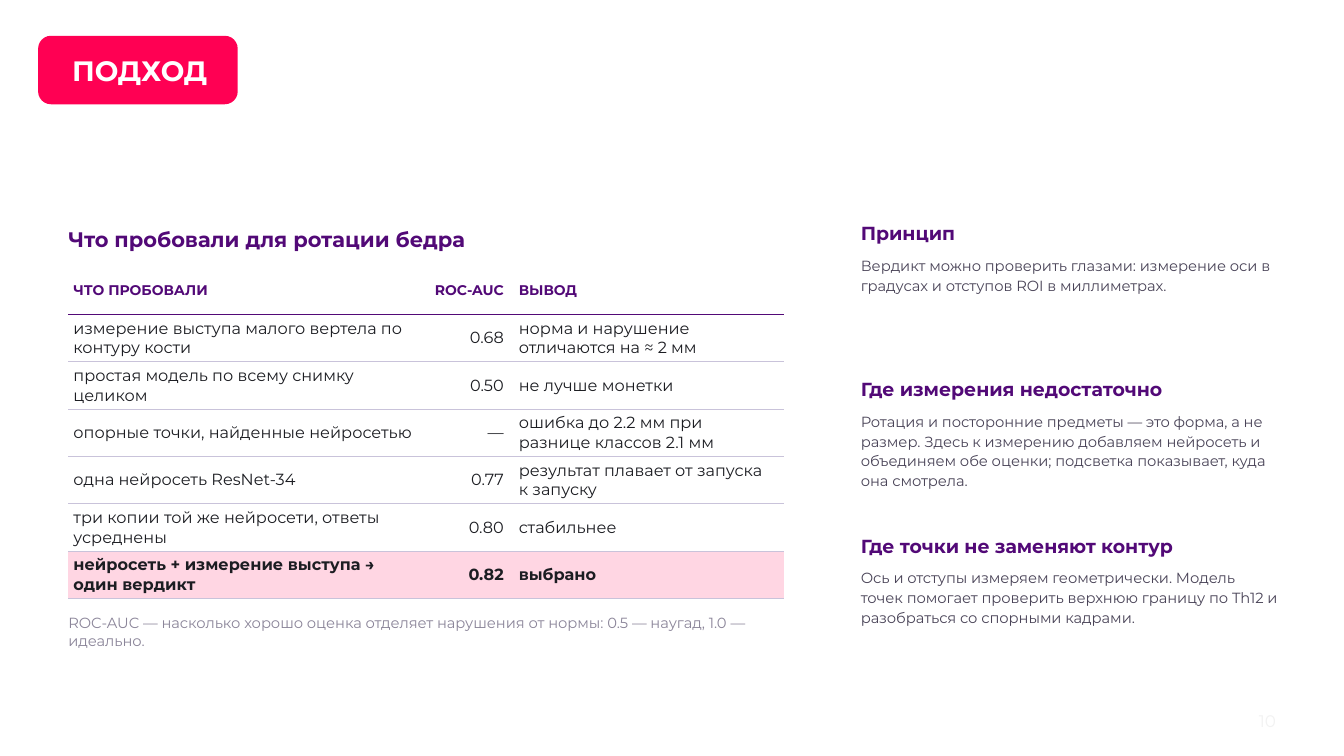
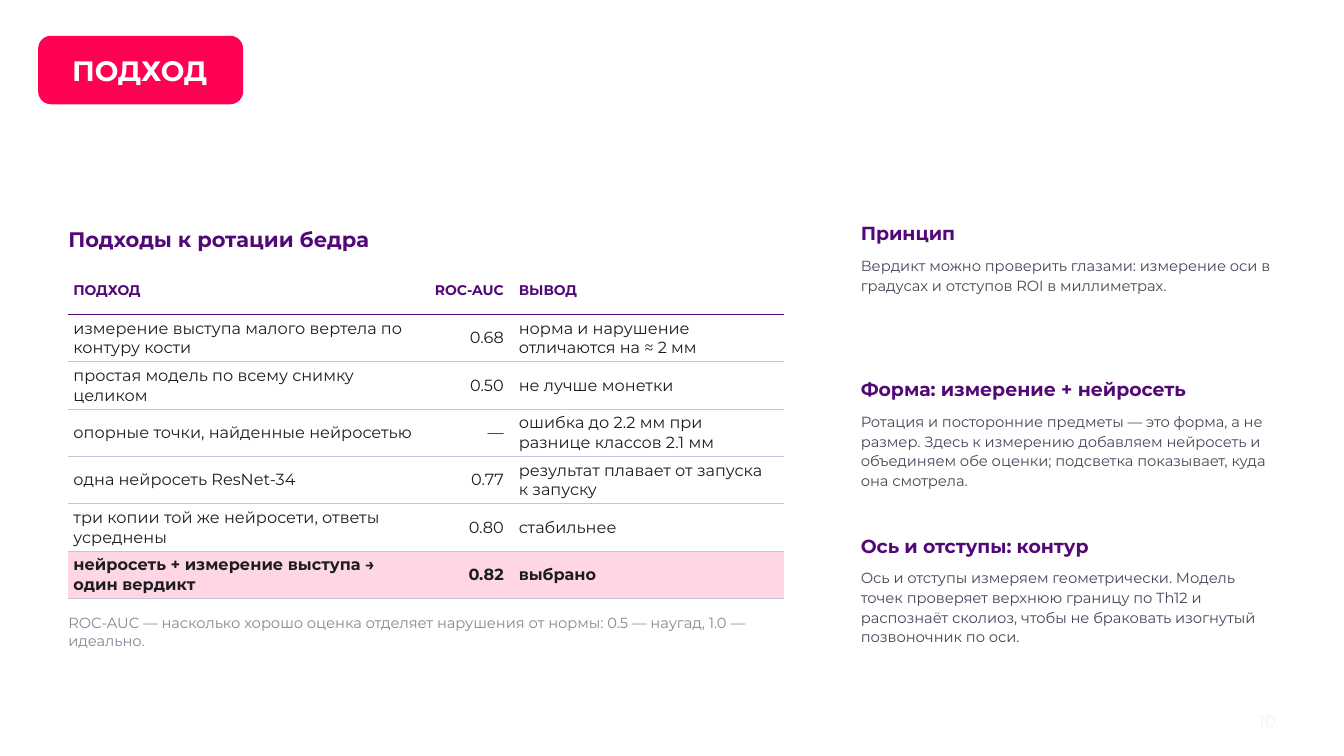
Before and after one commit to theorcos239/LCT_2026, a slide deck: slide 10 of docs/pitch/239.Hack_DXA_QC_полная_версия.pptx. Drawn at 1344x756 pixels with LibreOffice and Linux fonts; fonts in the diff are those of the drawing; background and template pictures are left out. Boxes give left, top, right and bottom in pixels: in the first picture for what was removed or moved away, otherwise in the second. Text is boxed around its words. In the diff, an @@ line names an element or a change of style, - is before the commit and + after.

```diff
--- a/docs/pitch/239.Hack_DXA_QC_полная_версия.pptx
+++ b/docs/pitch/239.Hack_DXA_QC_полная_версия.pptx
@@ rounded rectangle "ПОДХОД": place and size @@
-rounded rectangle "ПОДХОД" at box(38, 35, 238, 104)
+rounded rectangle "ПОДХОД" at box(38, 35, 243, 104)
@@ text at box(68, 231, 369, 251): text changed @@
-Что пробовали для ротации бедра
+Подходы к ротации бедра
@@ table at box(69, 267, 784, 599) @@
-row 1, column 1: ЧТО ПРОБОВАЛИ
+row 1, column 1: ПОДХОД
@@ text at box(861, 381, 1186, 400): text changed @@
-Где измерения недостаточно
+Форма: измерение + нейросеть
@@ text at box(861, 539, 1089, 557): text changed @@
-Где точки не заменяют контур
+Ось и отступы: контур
@@ text at box(861, 572, 1255, 642): text changed @@
-Ось и отступы измеряем геометрически. Модель точек помогает проверить верхнюю границу по Th12 и разобраться со спорными кадрами.
+Ось и отступы измеряем геометрически. Модель точек проверяет верхнюю границу по Th12 и распознаёт сколиоз, чтобы не браковать изогнутый позвоночник по оси.
```
Also in this commit, not shown: 15 other slides changed, 1 other file.
